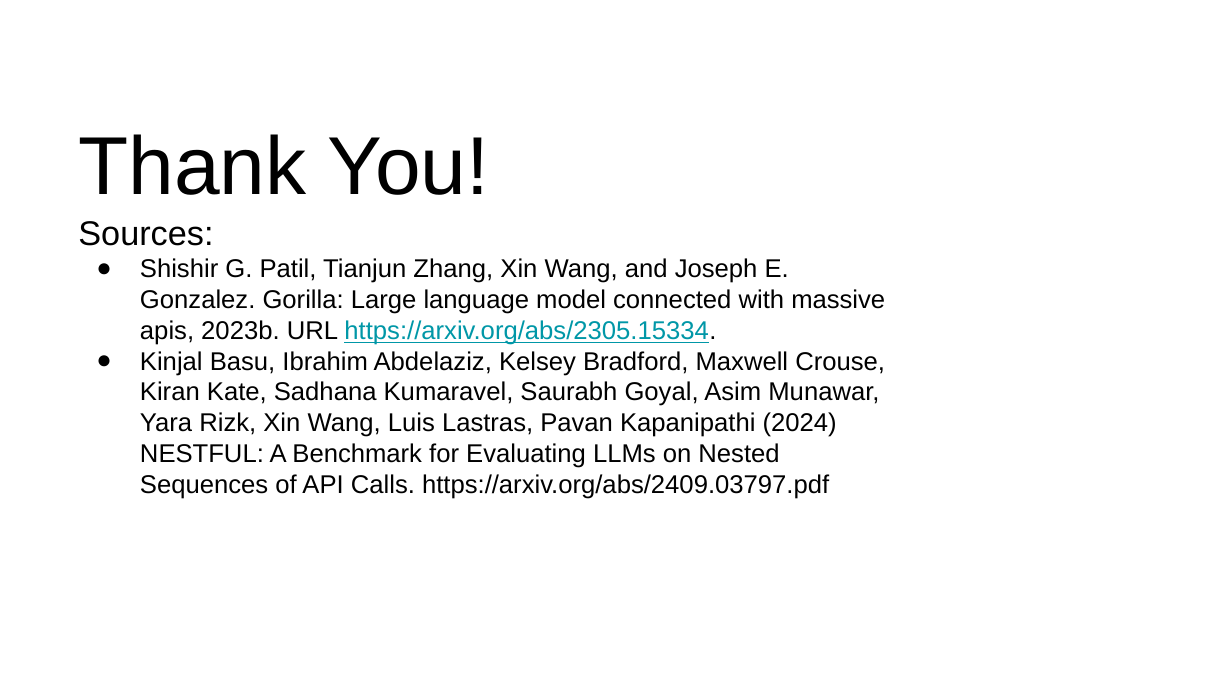
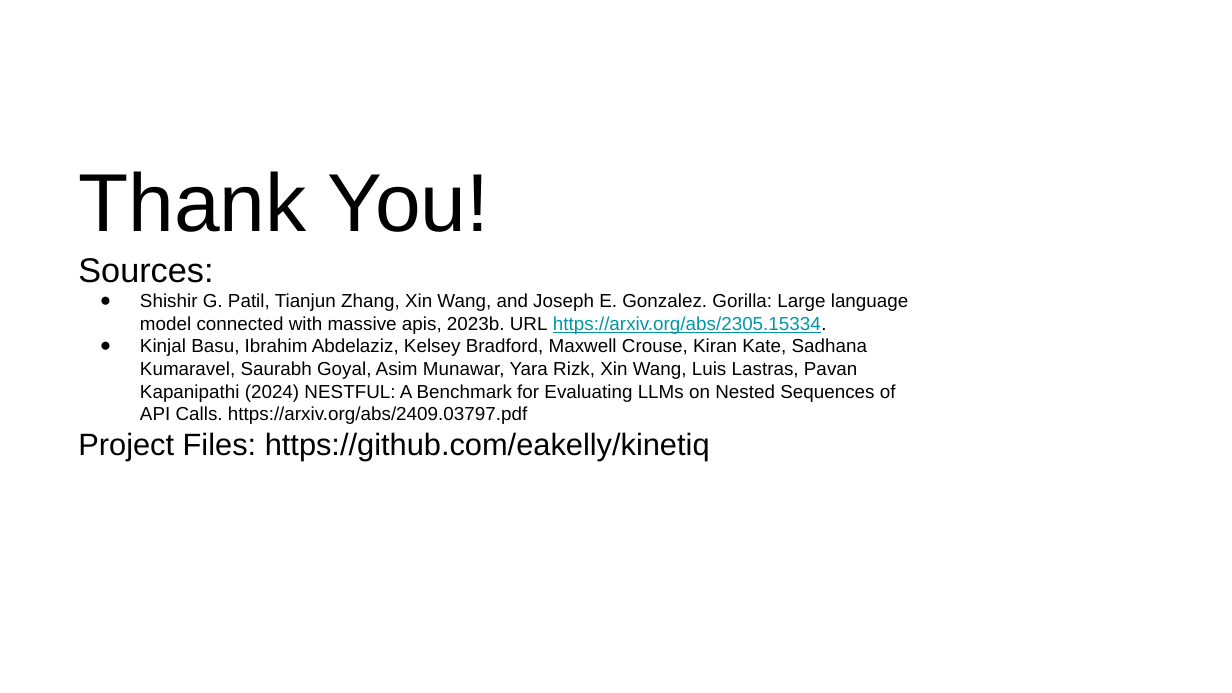
Before and after one commit to eakelly/KinetiQ, a slide deck: slide 8 of KinetiQ.pptx. Drawn at 1232x693 pixels with LibreOffice and Linux fonts; fonts in the diff are those of the drawing. Boxes give left, top, right and bottom in pixels: in the first picture for what was removed or moved away, otherwise in the second. Text is boxed around its words. In the diff, an @@ line names an element or a change of style, - is before the commit and + after.

```diff
--- a/KinetiQ.pptx
+++ b/KinetiQ.pptx
@@ title at (x1=140, y1=293, x2=909, y2=424): size 15 to 11 pt in "Shishir G. Patil, Tianjun Zhang, Xin Wang, ...", "Kinjal Basu, Ibrahim Abdelaziz, Kelsey Bradford, Maxwell ..."; indent changed @@
@@ title at (x1=78, y1=432, x2=710, y2=460): paragraph added @@
+Project Files: https://github.com/eakelly/kinetiq
```
Also in this commit, not shown: 18 other files.
